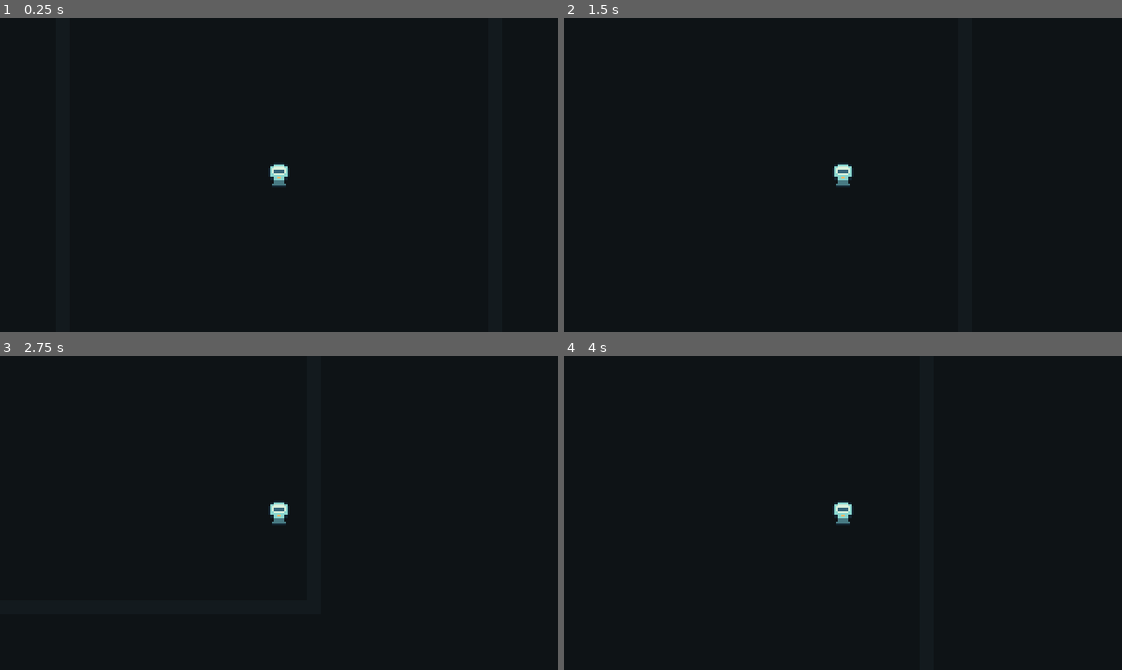
Above: before the commit, frames 1-4 (two rows, left to right).
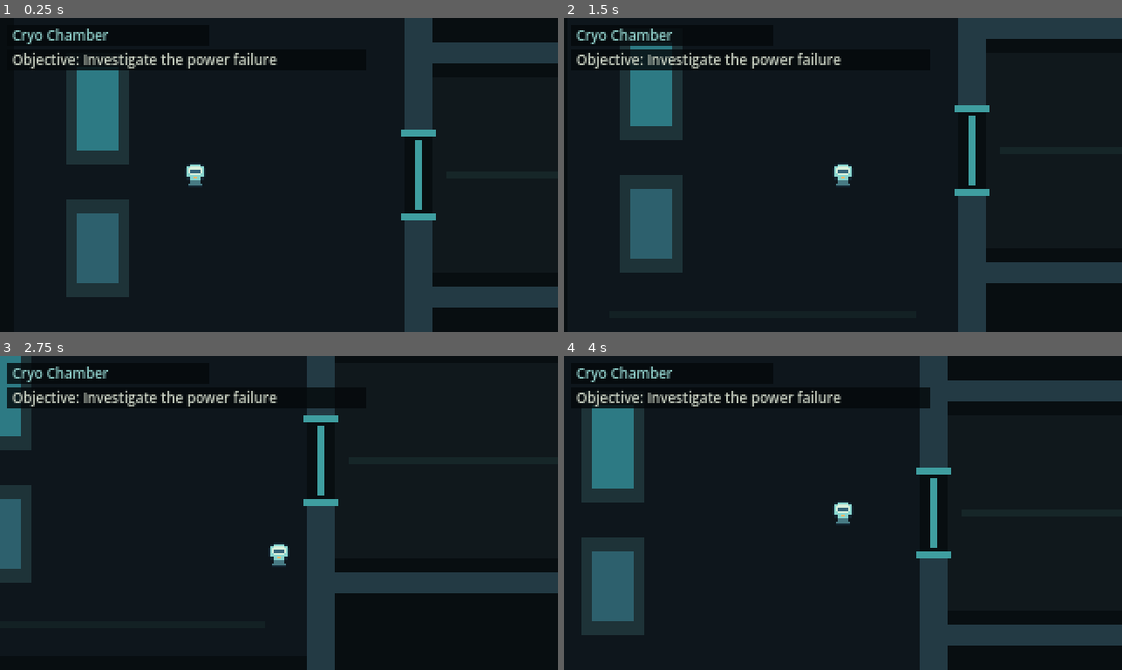
Above: after the commit, the same moments.

Repository: pradeep-innovation369/last-signal
Game: Godot game, scene res://scenes/main/Main.tscn
The game is run twice, just before and just after one commit, with the same random seed, the same clock (stepped at 60 frames per second) and the same inputs.
Inputs:
- Up to frame 1 (0.25 s): no input
- Up to frame 2 (1.5 s): tap Enter at 0.5 s; hold D (move_right) 0.53-1.28 s; hold E (interact, bound only after the commit) 0.53-1.28 s; hold S (move_down) from 1.28 s (still down); tap E (interact, bound only after the commit) at 1.35 s
- Up to frame 3 (2.75 s): release S (move_down) at 2.03 s; hold D (move_right) from 2.03 s (still down); hold E (interact, bound only after the commit) from 2.03 s (still down)
- Up to frame 4 (4 s): release D (move_right) at 2.78 s; release E (interact, bound only after the commit) at 2.78 s; hold W (move_up) 2.78-3.53 s; tap E (interact, bound only after the commit) at 2.85 s; hold A (move_left) from 3.53 s (still down); hold E (interact, bound only after the commit) from 3.53 s (still down)

The runs differ from the first frame. In frame 1, 16% of the frame differs, in the area x 2-100%, y 0-100%; in frame 2, 15%; in frame 3, 11%; in frame 4, 16%.

Commit message:
Build Milestone 2 ship environment

Diff:
--- a/project.godot
+++ b/project.godot
@@ -51,3 +51,7 @@
 "deadzone": 0.2,
 "events": [Object(InputEventKey,"physical_keycode":68), Object(InputEventKey,"physical_keycode":4194321)]
 }
+interact={
+"deadzone": 0.2,
+"events": [Object(InputEventKey,"physical_keycode":69)]
+}
--- a/scenes/main/Main.tscn
+++ b/scenes/main/Main.tscn
@@ -1,77 +1,282 @@
-[gd_scene load_steps=4 format=3]
+[gd_scene load_steps=16 format=3]
 
 [ext_resource type="PackedScene" path="res://scenes/player/Player.tscn" id="1_player"]
-
-[sub_resource type="RectangleShape2D" id="RectangleShape2D_horizontal_wall"]
-size = Vector2(656, 16)
-
-[sub_resource type="RectangleShape2D" id="RectangleShape2D_vertical_wall"]
-size = Vector2(16, 360)
+[ext_resource type="PackedScene" path="res://scenes/world/PowerConsole.tscn" id="2_console"]
+[ext_resource type="PackedScene" path="res://scenes/ui/HUD.tscn" id="3_hud"]
+[ext_resource type="Script" path="res://scripts/main/Main.gd" id="4_main"]
+[ext_resource type="Script" path="res://scripts/world/LocationArea.gd" id="5_location"]
+
+[sub_resource type="RectangleShape2D" id="RectangleShape2D_outer_horizontal"]
+size = Vector2(800, 16)
+
+[sub_resource type="RectangleShape2D" id="RectangleShape2D_outer_vertical"]
+size = Vector2(16, 240)
+
+[sub_resource type="RectangleShape2D" id="RectangleShape2D_divider"]
+size = Vector2(16, 96)
+
+[sub_resource type="RectangleShape2D" id="RectangleShape2D_corridor_wall"]
+size = Vector2(240, 12)
+
+[sub_resource type="RectangleShape2D" id="RectangleShape2D_location_cryo"]
+size = Vector2(240, 240)
+
+[sub_resource type="RectangleShape2D" id="RectangleShape2D_location_corridor"]
+size = Vector2(240, 128)
+
+[sub_resource type="RectangleShape2D" id="RectangleShape2D_location_engineering"]
+size = Vector2(320, 240)
+
+[sub_resource type="RectangleShape2D" id="RectangleShape2D_cryo_pod_one"]
+size = Vector2(36, 64)
+
+[sub_resource type="RectangleShape2D" id="RectangleShape2D_cryo_pod_two"]
+size = Vector2(36, 56)
+
+[sub_resource type="RectangleShape2D" id="RectangleShape2D_engineering_bench"]
+size = Vector2(64, 24)
 
 [node name="Main" type="Node2D"]
+script = ExtResource("4_main")
 
 [node name="Floor" type="Polygon2D" parent="."]
-color = Color(0.055, 0.075, 0.09, 1)
-polygon = PackedVector2Array(-320, -180, 320, -180, 320, 180, -320, 180)
-
-[node name="FloorPanels" type="Node2D" parent="."]
-
-[node name="PanelNorth" type="Polygon2D" parent="FloorPanels"]
-color = Color(0.075, 0.105, 0.12, 1)
-polygon = PackedVector2Array(-128, -112, 128, -112, 128, -104, -128, -104)
-
-[node name="PanelSouth" type="Polygon2D" parent="FloorPanels"]
-color = Color(0.075, 0.105, 0.12, 1)
-polygon = PackedVector2Array(-128, 104, 128, 104, 128, 112, -128, 112)
-
-[node name="PanelWest" type="Polygon2D" parent="FloorPanels"]
-color = Color(0.075, 0.105, 0.12, 1)
-polygon = PackedVector2Array(-128, -104, -120, -104, -120, 104, -128, 104)
-
-[node name="PanelEast" type="Polygon2D" parent="FloorPanels"]
-color = Color(0.075, 0.105, 0.12, 1)
-polygon = PackedVector2Array(120, -104, 128, -104, 128, 104, 120, 104)
+color = Color(0.035, 0.055, 0.07, 1)
+polygon = PackedVector2Array(-320, -120, 480, -120, 480, 120, -320, 120)
+
+[node name="RoomFloors" type="Node2D" parent="."]
+
+[node name="CryoChamberFloor" type="Polygon2D" parent="RoomFloors"]
+color = Color(0.055, 0.09, 0.11, 1)
+polygon = PackedVector2Array(-312, -112, -88, -112, -88, 112, -312, 112)
+
+[node name="MainCorridorFloor" type="Polygon2D" parent="RoomFloors"]
+color = Color(0.065, 0.095, 0.11, 1)
+polygon = PackedVector2Array(-72, -56, 152, -56, 152, 56, -72, 56)
+
+[node name="EngineeringFloor" type="Polygon2D" parent="RoomFloors"]
+color = Color(0.055, 0.09, 0.11, 1)
+polygon = PackedVector2Array(168, -112, 472, -112, 472, 112, 168, 112)
+
+[node name="FloorDetails" type="Node2D" parent="."]
+
+[node name="CryoNorthPanel" type="Polygon2D" parent="FloorDetails"]
+color = Color(0.075, 0.13, 0.145, 1)
+polygon = PackedVector2Array(-288, -96, -112, -96, -112, -92, -288, -92)
+
+[node name="CryoSouthPanel" type="Polygon2D" parent="FloorDetails"]
+color = Color(0.075, 0.13, 0.145, 1)
+polygon = PackedVector2Array(-288, 92, -112, 92, -112, 96, -288, 96)
+
+[node name="CorridorCenterLine" type="Polygon2D" parent="FloorDetails"]
+color = Color(0.09, 0.15, 0.16, 1)
+polygon = PackedVector2Array(-64, -2, 144, -2, 144, 2, -64, 2)
+
+[node name="CryoPodOne" type="Polygon2D" parent="FloorDetails"]
+position = Vector2(-264, -38)
+color = Color(0.12, 0.2, 0.22, 1)
+polygon = PackedVector2Array(-18, -32, 18, -32, 18, 32, -18, 32)
+
+[node name="CryoPodOneGlass" type="Polygon2D" parent="FloorDetails"]
+position = Vector2(-264, -38)
+color = Color(0.18, 0.48, 0.52, 1)
+polygon = PackedVector2Array(-12, -24, 12, -24, 12, 24, -12, 24)
+
+[node name="CryoPodTwo" type="Polygon2D" parent="FloorDetails"]
+position = Vector2(-264, 42)
+color = Color(0.12, 0.2, 0.22, 1)
+polygon = PackedVector2Array(-18, -28, 18, -28, 18, 28, -18, 28)
+
+[node name="CryoPodTwoGlass" type="Polygon2D" parent="FloorDetails"]
+position = Vector2(-264, 42)
+color = Color(0.18, 0.38, 0.43, 1)
+polygon = PackedVector2Array(-12, -20, 12, -20, 12, 20, -12, 20)
+
+[node name="EngineeringBench" type="Polygon2D" parent="FloorDetails"]
+position = Vector2(408, -58)
+color = Color(0.12, 0.19, 0.21, 1)
+polygon = PackedVector2Array(-32, -12, 32, -12, 32, 12, -32, 12)
+
+[node name="EngineeringBenchScreen" type="Polygon2D" parent="FloorDetails"]
+position = Vector2(408, -58)
+color = Color(0.2, 0.46, 0.48, 1)
+polygon = PackedVector2Array(-20, -5, 20, -5, 20, 5, -20, 5)
 
 [node name="Walls" type="StaticBody2D" parent="."]
 collision_layer = 1
 collision_mask = 1
 
-[node name="NorthCollision" type="CollisionShape2D" parent="Walls"]
-position = Vector2(0, -184)
-shape = SubResource("RectangleShape2D_horizontal_wall")
-
-[node name="SouthCollision" type="CollisionShape2D" parent="Walls"]
-position = Vector2(0, 184)
-shape = SubResource("RectangleShape2D_horizontal_wall")
-
-[node name="WestCollision" type="CollisionShape2D" parent="Walls"]
-position = Vector2(-324, 0)
-shape = SubResource("RectangleShape2D_vertical_wall")
-
-[node name="EastCollision" type="CollisionShape2D" parent="Walls"]
-position = Vector2(324, 0)
-shape = SubResource("RectangleShape2D_vertical_wall")
-
-[node name="BoundaryVisuals" type="Node2D" parent="."]
-
-[node name="NorthWall" type="Polygon2D" parent="BoundaryVisuals"]
-position = Vector2(0, -184)
-color = Color(0.14, 0.22, 0.25, 1)
-polygon = PackedVector2Array(-328, -8, 328, -8, 328, 8, -328, 8)
-
-[node name="SouthWall" type="Polygon2D" parent="BoundaryVisuals"]
-position = Vector2(0, 184)
-color = Color(0.14, 0.22, 0.25, 1)
-polygon = PackedVector2Array(-328, -8, 328, -8, 328, 8, -328, 8)
-
-[node name="WestWall" type="Polygon2D" parent="BoundaryVisuals"]
-position = Vector2(-324, 0)
-color = Color(0.14, 0.22, 0.25, 1)
-polygon = PackedVector2Array(-8, -180, 8, -180, 8, 180, -8, 180)
-
-[node name="EastWall" type="Polygon2D" parent="BoundaryVisuals"]
-position = Vector2(324, 0)
-color = Color(0.14, 0.22, 0.25, 1)
-polygon = PackedVector2Array(-8, -180, 8, -180, 8, 180, -8, 180)
+[node name="NorthBoundary" type="CollisionShape2D" parent="Walls"]
+position = Vector2(80, -128)
+shape = SubResource("RectangleShape2D_outer_horizontal")
+
+[node name="SouthBoundary" type="CollisionShape2D" parent="Walls"]
+position = Vector2(80, 128)
+shape = SubResource("RectangleShape2D_outer_horizontal")
+
+[node name="WestBoundary" type="CollisionShape2D" parent="Walls"]
+position = Vector2(-328, 0)
+shape = SubResource("RectangleShape2D_outer_vertical")
+
+[node name="EastBoundary" type="CollisionShape2D" parent="Walls"]
+position = Vector2(488, 0)
+shape = SubResource("RectangleShape2D_outer_vertical")
+
+[node name="CryoDividerNorth" type="CollisionShape2D" parent="Walls"]
+position = Vector2(-80, -72)
+shape = SubResource("RectangleShape2D_divider")
+
+[node name="CryoDividerSouth" type="CollisionShape2D" parent="Walls"]
+position = Vector2(-80, 72)
+shape = SubResource("RectangleShape2D_divider")
+
+[node name="EngineeringDividerNorth" type="CollisionShape2D" parent="Walls"]
+position = Vector2(160, -72)
+shape = SubResource("RectangleShape2D_divider")
+
+[node name="EngineeringDividerSouth" type="CollisionShape2D" parent="Walls"]
+position = Vector2(160, 72)
+shape = SubResource("RectangleShape2D_divider")
+
+[node name="CorridorNorth" type="CollisionShape2D" parent="Walls"]
+position = Vector2(40, -70)
+shape = SubResource("RectangleShape2D_corridor_wall")
+
+[node name="CorridorSouth" type="CollisionShape2D" parent="Walls"]
+position = Vector2(40, 70)
+shape = SubResource("RectangleShape2D_corridor_wall")
+
+[node name="CryoPodOne" type="CollisionShape2D" parent="Walls"]
+position = Vector2(-264, -38)
+shape = SubResource("RectangleShape2D_cryo_pod_one")
+
+[node name="CryoPodTwo" type="CollisionShape2D" parent="Walls"]
+position = Vector2(-264, 42)
+shape = SubResource("RectangleShape2D_cryo_pod_two")
+
+[node name="EngineeringBench" type="CollisionShape2D" parent="Walls"]
+position = Vector2(408, -58)
+shape = SubResource("RectangleShape2D_engineering_bench")
+
+[node name="WallVisuals" type="Node2D" parent="."]
+
+[node name="NorthWall" type="Polygon2D" parent="WallVisuals"]
+position = Vector2(80, -128)
+color = Color(0.14, 0.23, 0.27, 1)
+polygon = PackedVector2Array(-400, -8, 400, -8, 400, 8, -400, 8)
+
+[node name="SouthWall" type="Polygon2D" parent="WallVisuals"]
+position = Vector2(80, 128)
+color = Color(0.14, 0.23, 0.27, 1)
+polygon = PackedVector2Array(-400, -8, 400, -8, 400, 8, -400, 8)
+
+[node name="WestWall" type="Polygon2D" parent="WallVisuals"]
+position = Vector2(-328, 0)
+color = Color(0.14, 0.23, 0.27, 1)
+polygon = PackedVector2Array(-8, -120, 8, -120, 8, 120, -8, 120)
+
+[node name="EastWall" type="Polygon2D" parent="WallVisuals"]
+position = Vector2(488, 0)
+color = Color(0.14, 0.23, 0.27, 1)
+polygon = PackedVector2Array(-8, -120, 8, -120, 8, 120, -8, 120)
+
+[node name="CryoDividerNorth" type="Polygon2D" parent="WallVisuals"]
+position = Vector2(-80, -72)
+color = Color(0.14, 0.23, 0.27, 1)
+polygon = PackedVector2Array(-8, -48, 8, -48, 8, 48, -8, 48)
+
+[node name="CryoDividerSouth" type="Polygon2D" parent="WallVisuals"]
+position = Vector2(-80, 72)
+color = Color(0.14, 0.23, 0.27, 1)
+polygon = PackedVector2Array(-8, -48, 8, -48, 8, 48, -8, 48)
+
+[node name="EngineeringDividerNorth" type="Polygon2D" parent="WallVisuals"]
+position = Vector2(160, -72)
+color = Color(0.14, 0.23, 0.27, 1)
+polygon = PackedVector2Array(-8, -48, 8, -48, 8, 48, -8, 48)
+
+[node name="EngineeringDividerSouth" type="Polygon2D" parent="WallVisuals"]
+position = Vector2(160, 72)
+color = Color(0.14, 0.23, 0.27, 1)
+polygon = PackedVector2Array(-8, -48, 8, -48, 8, 48, -8, 48)
+
+[node name="CorridorNorthWall" type="Polygon2D" parent="WallVisuals"]
+position = Vector2(40, -70)
+color = Color(0.14, 0.23, 0.27, 1)
+polygon = PackedVector2Array(-120, -6, 120, -6, 120, 6, -120, 6)
+
+[node name="CorridorSouthWall" type="Polygon2D" parent="WallVisuals"]
+position = Vector2(40, 70)
+color = Color(0.14, 0.23, 0.27, 1)
+polygon = PackedVector2Array(-120, -6, 120, -6, 120, 6, -120, 6)
+
+[node name="DoorThresholds" type="Node2D" parent="."]
+
+[node name="CryoDoorThreshold" type="Polygon2D" parent="DoorThresholds"]
+position = Vector2(-80, 0)
+color = Color(0.25, 0.62, 0.63, 1)
+polygon = PackedVector2Array(-2, -20, 2, -20, 2, 20, -2, 20)
+
+[node name="CryoDoorFrameNorth" type="Polygon2D" parent="DoorThresholds"]
+position = Vector2(-80, -24)
+color = Color(0.25, 0.62, 0.63, 1)
+polygon = PackedVector2Array(-10, -2, 10, -2, 10, 2, -10, 2)
+
+[node name="CryoDoorFrameSouth" type="Polygon2D" parent="DoorThresholds"]
+position = Vector2(-80, 24)
+color = Color(0.25, 0.62, 0.63, 1)
+polygon = PackedVector2Array(-10, -2, 10, -2, 10, 2, -10, 2)
+
+[node name="EngineeringDoorThreshold" type="Polygon2D" parent="DoorThresholds"]
+position = Vector2(160, 0)
+color = Color(0.25, 0.62, 0.63, 1)
+polygon = PackedVector2Array(-2, -20, 2, -20, 2, 20, -2, 20)
+
+[node name="EngineeringDoorFrameNorth" type="Polygon2D" parent="DoorThresholds"]
+position = Vector2(160, -24)
+color = Color(0.25, 0.62, 0.63, 1)
+polygon = PackedVector2Array(-10, -2, 10, -2, 10, 2, -10, 2)
+
+[node name="EngineeringDoorFrameSouth" type="Polygon2D" parent="DoorThresholds"]
+position = Vector2(160, 24)
+color = Color(0.25, 0.62, 0.63, 1)
+polygon = PackedVector2Array(-10, -2, 10, -2, 10, 2, -10, 2)
+
+[node name="Locations" type="Node2D" parent="."]
+
+[node name="CryoChamber" type="Area2D" parent="Locations"]
+collision_layer = 0
+collision_mask = 1
+script = ExtResource("5_location")
+location_name = "Cryo Chamber"
+
+[node name="CollisionShape2D" type="CollisionShape2D" parent="Locations/CryoChamber"]
+position = Vector2(-200, 0)
+shape = SubResource("RectangleShape2D_location_cryo")
+
+[node name="MainCorridor" type="Area2D" parent="Locations"]
+collision_layer = 0
+collision_mask = 1
+script = ExtResource("5_location")
+location_name = "Main Corridor"
+
+[node name="CollisionShape2D" type="CollisionShape2D" parent="Locations/MainCorridor"]
+position = Vector2(40, 0)
+shape = SubResource("RectangleShape2D_location_corridor")
+
+[node name="EngineeringRoom" type="Area2D" parent="Locations"]
+collision_layer = 0
+collision_mask = 1
+script = ExtResource("5_location")
+location_name = "Engineering Room"
+
+[node name="CollisionShape2D" type="CollisionShape2D" parent="Locations/EngineeringRoom"]
+position = Vector2(320, 0)
+shape = SubResource("RectangleShape2D_location_engineering")
+
+[node name="PowerConsole" parent="." instance=ExtResource("2_console")]
+position = Vector2(320, 8)
 
 [node name="Player" parent="." instance=ExtResource("1_player")]
+position = Vector2(-208, 0)
+
+[node name="HUD" parent="." instance=ExtResource("3_hud")]
--- a/scenes/player/Player.tscn
+++ b/scenes/player/Player.tscn
@@ -7,6 +7,7 @@
 size = Vector2(10, 12)
 
 [node name="Player" type="CharacterBody2D"]
+groups=["player"]
 collision_layer = 1
 collision_mask = 1
 script = ExtResource("1_controller")
@@ -19,6 +20,6 @@
 
 [node name="Camera2D" type="Camera2D" parent="."]
 limit_left = -320
-limit_top = -180
-limit_right = 320
-limit_bottom = 180
+limit_top = -120
+limit_right = 480
+limit_bottom = 120
--- /dev/null
+++ b/scenes/ui/HUD.tscn
@@ -0,0 +1,75 @@
+[gd_scene load_steps=2 format=3]
+
+[ext_resource type="Script" path="res://scripts/ui/HUDController.gd" id="1_hud"]
+
+[node name="HUD" type="CanvasLayer"]
+script = ExtResource("1_hud")
+
+[node name="Root" type="Control" parent="."]
+layout_mode = 3
+anchors_preset = 15
+anchor_right = 1.0
+anchor_bottom = 1.0
+grow_horizontal = 2
+grow_vertical = 2
+
+[node name="LocationPanel" type="ColorRect" parent="Root"]
+offset_left = 4.0
+offset_top = 4.0
+offset_right = 120.0
+offset_bottom = 16.0
+color = Color(0.02, 0.035, 0.045, 0.82)
+
+[node name="LocationLabel" type="Label" parent="Root"]
+offset_left = 7.0
+offset_top = 4.0
+offset_right = 118.0
+offset_bottom = 15.0
+theme_override_colors/font_color = Color(0.57, 0.82, 0.8, 1)
+theme_override_font_sizes/font_size = 8
+text = "Cryo Chamber"
+
+[node name="ObjectivePanel" type="ColorRect" parent="Root"]
+offset_left = 4.0
+offset_top = 18.0
+offset_right = 210.0
+offset_bottom = 30.0
+color = Color(0.02, 0.035, 0.045, 0.82)
+
+[node name="ObjectiveLabel" type="Label" parent="Root"]
+offset_left = 7.0
+offset_top = 18.0
+offset_right = 208.0
+offset_bottom = 29.0
+theme_override_colors/font_color = Color(0.8, 0.83, 0.77, 1)
+theme_override_font_sizes/font_size = 8
+text = "Objective: Investigate the power failure"
+
+[node name="InteractionHint" type="Label" parent="Root"]
+visible = false
+offset_left = 4.0
+offset_top = 160.0
+offset_right = 316.0
+offset_bottom = 174.0
+theme_override_colors/font_color = Color(0.96, 0.76, 0.44, 1)
+theme_override_font_sizes/font_size = 8
+horizontal_alignment = 1
+
+[node name="MessagePanel" type="ColorRect" parent="Root"]
+visible = false
+offset_left = 30.0
+offset_top = 126.0
+offset_right = 290.0
+offset_bottom = 154.0
+color = Color(0.02, 0.035, 0.045, 0.94)
+
+[node name="MessageLabel" type="Label" parent="Root"]
+visible = false
+offset_left = 36.0
+offset_top = 129.0
+offset_right = 284.0
+offset_bottom = 151.0
+theme_override_colors/font_color = Color(0.86, 0.88, 0.82, 1)
+theme_override_font_sizes/font_size = 8
+horizontal_alignment = 1
+vertical_alignment = 1
--- /dev/null
+++ b/scenes/world/PowerConsole.tscn
@@ -0,0 +1,39 @@
+[gd_scene load_steps=4 format=3]
+
+[ext_resource type="Script" path="res://scripts/world/Interactable.gd" id="1_interactable"]
+
+[sub_resource type="RectangleShape2D" id="RectangleShape2D_console"]
+size = Vector2(40, 40)
+
+[sub_resource type="RectangleShape2D" id="RectangleShape2D_console_body"]
+size = Vector2(16, 16)
+
+[node name="PowerConsole" type="Area2D"]
+collision_layer = 0
+collision_mask = 1
+script = ExtResource("1_interactable")
+interaction_hint = "E - Use Power Console"
+interaction_message = "Power system offline. Restore auxiliary power."
+
+[node name="InteractionRange" type="CollisionShape2D" parent="."]
+shape = SubResource("RectangleShape2D_console")
+
+[node name="ConsoleBody" type="StaticBody2D" parent="."]
+collision_layer = 1
+collision_mask = 1
+
+[node name="CollisionShape2D" type="CollisionShape2D" parent="ConsoleBody"]
+shape = SubResource("RectangleShape2D_console_body")
+
+[node name="Console" type="Polygon2D" parent="."]
+color = Color(0.12, 0.2, 0.22, 1)
+polygon = PackedVector2Array(-12, -10, 12, -10, 12, 10, -12, 10)
+
+[node name="ConsoleScreen" type="Polygon2D" parent="."]
+color = Color(0.62, 0.31, 0.2, 1)
+polygon = PackedVector2Array(-7, -6, 7, -6, 7, -2, -7, -2)
+
+[node name="ConsoleStatusLight" type="Polygon2D" parent="."]
+position = Vector2(0, 4)
+color = Color(0.86, 0.38, 0.25, 1)
+polygon = PackedVector2Array(-2, -1, 2, -1, 2, 1, -2, 1)
--- /dev/null
+++ b/scripts/main/Main.gd
@@ -0,0 +1,35 @@
+extends Node2D
+
+@onready var power_console: Interactable = $PowerConsole
+@onready var hud: HUDController = $HUD
+
+var nearby_interactable: Interactable
+
+
+func _ready() -> void:
+	power_console.player_entered.connect(_on_interactable_entered)
+	power_console.player_exited.connect(_on_interactable_exited)
+	power_console.interaction_requested.connect(hud.show_message)
+
+	for location: LocationArea in $Locations.get_children():
+		location.location_entered.connect(hud.set_location)
+
+
+func _unhandled_input(event: InputEvent) -> void:
+	if event.is_action_pressed("interact") and is_instance_valid(nearby_interactable):
+		nearby_interactable.interact()
+		get_viewport().set_input_as_handled()
+
+
+func _on_interactable_entered(interactable: Interactable) -> void:
+	nearby_interactable = interactable
+	hud.set_interaction_hint(interactable.interaction_hint)
+
+
+func _on_interactable_exited(interactable: Interactable) -> void:
+	if nearby_interactable != interactable:
+		return
+
+	nearby_interactable = null
+	hud.set_interaction_hint("")
+	hud.clear_message()
--- /dev/null
+++ b/scripts/ui/HUDController.gd
@@ -0,0 +1,27 @@
+extends CanvasLayer
+class_name HUDController
+
+@onready var location_label: Label = $Root/LocationLabel
+@onready var interaction_hint: Label = $Root/InteractionHint
+@onready var message_panel: ColorRect = $Root/MessagePanel
+@onready var message_label: Label = $Root/MessageLabel
+
+
+func set_location(location_name: String) -> void:
+	location_label.text = location_name
+
+
+func set_interaction_hint(hint: String) -> void:
+	interaction_hint.text = hint
+	interaction_hint.visible = not hint.is_empty()
+
+
+func show_message(message: String) -> void:
+	message_label.text = message
+	message_label.visible = true
+	message_panel.visible = true
+
+
+func clear_message() -> void:
+	message_label.visible = false
+	message_panel.visible = false
--- /dev/null
+++ b/scripts/world/Interactable.gd
@@ -0,0 +1,28 @@
+extends Area2D
+class_name Interactable
+
+signal player_entered(interactable: Interactable)
+signal player_exited(interactable: Interactable)
+signal interaction_requested(message: String)
+
+@export var interaction_hint: String = "E - Interact"
+@export_multiline var interaction_message: String
+
+
+func _ready() -> void:
+	body_entered.connect(_on_body_entered)
+	body_exited.connect(_on_body_exited)
+
+
+func interact() -> void:
+	interaction_requested.emit(interaction_message)
+
+
+func _on_body_entered(body: Node2D) -> void:
+	if body.is_in_group("player"):
+		player_entered.emit(self)
+
+
+func _on_body_exited(body: Node2D) -> void:
+	if body.is_in_group("player"):
+		player_exited.emit(self)
--- /dev/null
+++ b/scripts/world/LocationArea.gd
@@ -0,0 +1,15 @@
+extends Area2D
+class_name LocationArea
+
+signal location_entered(location_name: String)
+
+@export var location_name: String = "Unknown"
+
+
+func _ready() -> void:
+	body_entered.connect(_on_body_entered)
+
+
+func _on_body_entered(body: Node2D) -> void:
+	if body.is_in_group("player"):
+		location_entered.emit(location_name)
